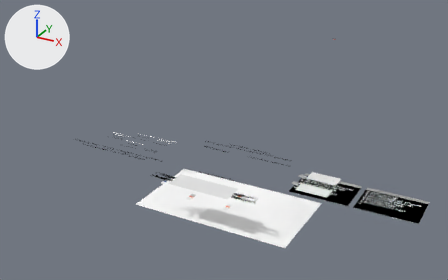
Before and after pictures for a commit that changed the Blender file demo3.blend.
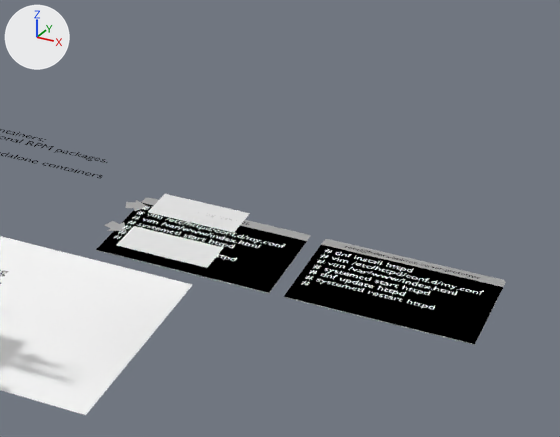
The first picture shows the older version from a camera (50 mm lens) standing at (59.8, -111.0, 61.7) and looking at (-22.3, 38.2, -12.9). The close-ups show both versions on the part from 57% to 100% of the width and 38% to 91% of the height of that picture; other places that the commit changed are outside them. Lighting does not change. The marker at upper left points along +X, +Y and +Z. Text is drawn in Blender's own font.

Names of what the first close-up shows: 'Background.001', 'Plane.003', 'Plane.004', 'Plane.005', 'Plane.006', 'Text', 'Text.003', 'container', 'packages'.
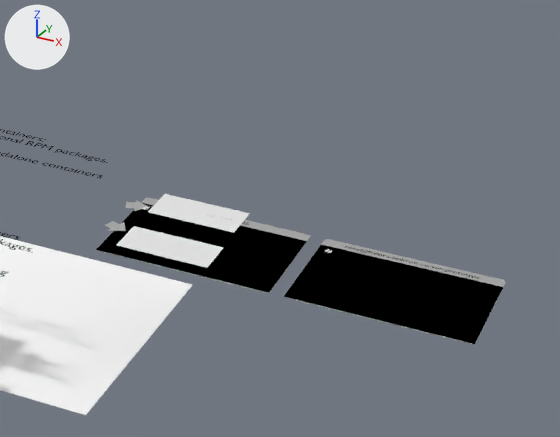
Pixel boxes [x1, y1, x2, y2] of what changed, in the close-ups (560 x 437 px):
'Text.003', text changed
    before: [301, 249, 484, 310]
    after: [325, 249, 332, 253]
'Text', text changed (not visible afterwards)
    before: [114, 206, 285, 261]
'text-cutting-edge.000', moved (not visible before)
    after: [0, 232, 33, 253]

The change in detail:
In text 'Text' (txt_text), body goes from '# dnf install httpd\n# vim /etc/httpd/conf.d/my.conf\n# vim /var/www/index.html\n# systemctl start httpd\n# dnf update httpd\n# systemctl restart httpd\n# ' to '#'.
In text 'Text.029' (txt_text_029), body goes from '# dnf install httpd\n# vim /etc/httpd/conf.d/my.conf\n# vim /var/www/index.html\n# systemctl start httpd\n# dnf update httpd\n# systemctl restart httpd\n# ' to '#'.
Object 'text-cutting-edge.000' (ob_text_cutting_edge_000) moves from (0.0, -11.36, 0.09) to (0.0, -6.26, 0.09).
